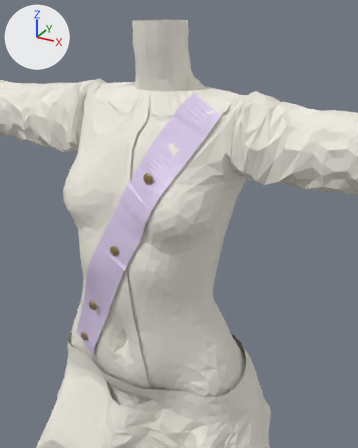
Two versions of the Blender file Assets/GenWorks/siroino-lilac-lame-fencing-practice-set/Source/Blender/SiroinoLilacLameFencingPracticeSet.blend, one commit apart.
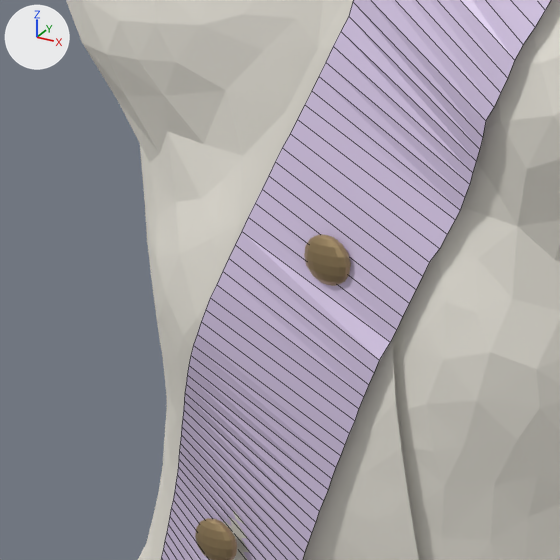
Each version appears first from a 50 mm camera at (0.2516, -0.4297, 1.127) aimed at (0.0481, -0.0596, 0.942), and next in a close-up on the part from 14% to 45% of the width and 45% to 69% of the height. Every picture has the same lights, and +X, +Y and +Z are marked at upper left. The last two pictures show the newer version. The close-ups show mesh edges as thin lines.

The first close-up shows 'siroino-lilac-lame-fencing-practice-set-prototype-plastron-', 'siroino-lilac-lame-fencing-practice-set-prototype-plastron-.001', 'siroino-lilac-lame-fencing-practice-set-prototype-plastron-hypo', 'siroino-lilac-lame-fencing-practice-set-static'.
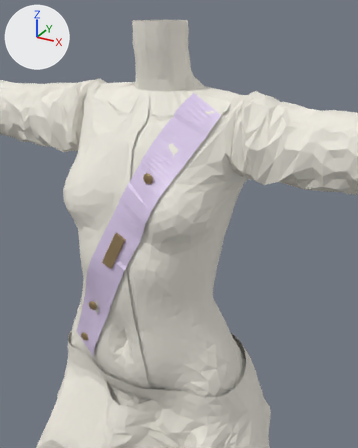
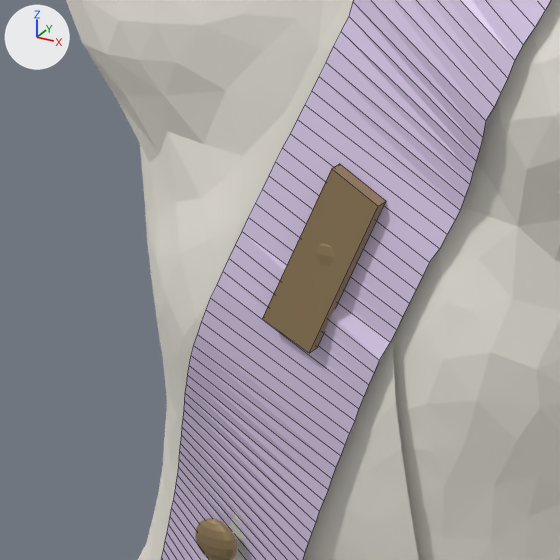
Pixel boxes [x1, y1, x2, y2] of what changed, in the close-ups (560 x 560 px):
```json
{"object": "siroino-lilac-lame-fencing-practice-set-prototype-retained-clos", "change": "added", "after": [262, 164, 386, 353], "on screen": "brown"}
{"object": "siroino-lilac-lame-fencing-practice-set-prototype-plastron-", "change": "unchanged, covered by the edit", "before": [304, 234, 351, 286], "after": [315, 243, 335, 266]}
```

Edits to the scene script, one JSON object a line:
```json
{"op": "add", "block": "me_siroino_lilac_lame_fencing_practice_set_prototype_retained_clos", "code": ["me_siroino_lilac_lame_fencing_practice_set_prototype_retained_clos = bpy.data.meshes.new('siroino-lilac-lame-fencing-practice-set-prototype-retained-clos')", "me_siroino_lilac_lame_fencing_practice_set_prototype_retained_clos.from_pydata([(0.0009, -0.0951, 0.9364), (-0.0112, -0.1025, 0.9065), (-0.0011, -0.1022, 0.9019), (0.011, -0.0955, 0.9314), (0.0009, -0.0926, 0.9364), (-0.0112, -0.1, 0.9065), (-0.0011, -0.0997, 0.9019), (0.011, -0.093, 0.9314)], [], [(0, 1, 2, 3), (7, 6, 5, 4), (0, 4, 5, 1), (1, 5, 6, 2), (2, 6, 7, 3), (3, 7, 4, 0)])", "me_siroino_lilac_lame_fencing_practice_set_prototype_retained_clos.materials.append(mat_plastron_fastener_hypothesis)  # brown #af976f"]}
{"op": "add", "block": "ob_siroino_lilac_lame_fencing_practice_set_prototype_retained_clos", "code": ["ob_siroino_lilac_lame_fencing_practice_set_prototype_retained_clos = bpy.data.objects.new('siroino-lilac-lame-fencing-practice-set-prototype-retained-clos', me_siroino_lilac_lame_fencing_practice_set_prototype_retained_clos)", "ob_siroino_lilac_lame_fencing_practice_set_prototype_retained_clos.location = (0.0, 0.0, 0.0)"]}
```
